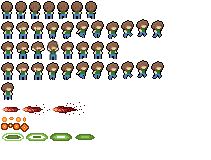
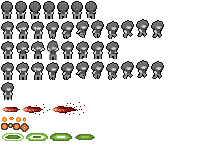
Revision of a layered 211 × 160 image; what changed, layer by layer:
painted on "Walk 4" (1st of 4, in "Up" › "Walk") over [16, 2, 144, 124]
painted on "Walk 3" (1st of 4, in "Up" › "Walk") over [2, 2, 163, 124]
painted on "Walk 2" (1st of 4, in "Up" › "Walk") over [2, 2, 163, 124]
painted on "Walk 1" (1st of 4, in "Up" › "Walk") over [2, 2, 163, 124]
painted on "Idle 2" (1st of 4, in "Up" › "Idle aka butt scratch") over [2, 2, 138, 124]
painted on "Idle 1" (1st of 6, in "Up" › "Idle aka butt scratch") over [2, 2, 124, 124]
painted on "Static" (1st of 4, in "Up") over [2, 2, 124, 124]
painted on "Static" (2nd of 4, in "Side") over [1, 2, 163, 132]
painted on "Walk 4" (3rd of 4, in "Down (maybe looks a bit more like down and to the side, so might need to add a …" › "Walk") over [19, 2, 163, 128]
painted on "Walk 3" (3rd of 4, in "Down (maybe looks a bit more like down and to the side, so might need to add a …" › "Walk") over [18, 2, 163, 128]
painted on "Walk 2" (3rd of 4, in "Down (maybe looks a bit more like down and to the side, so might need to add a …" › "Walk") over [17, 2, 163, 128]
painted on "Walk 1" (3rd of 4, in "Down (maybe looks a bit more like down and to the side, so might need to add a …" › "Walk") over [16, 2, 163, 128]
painted on "Idle 2" (3rd of 4, in "Down (maybe looks a bit more like down and to the side, so might need to add a …" › "Idle aka the biggest yawn ever") over [2, 2, 155, 100]
painted on "Idle 1" (3rd of 6, in "Down (maybe looks a bit more like down and to the side, so might need to add a …" › "Idle aka the biggest yawn ever") over [2, 2, 140, 100]
painted on "Static" (3rd of 4, in "Down (maybe looks a bit more like down and to the side, so might need to add a …") over [2, 2, 125, 100]
painted on "Idle 2" (4th of 4, in "Down Side" › "Idle aka head scratch") over [2, 2, 155, 100]
painted on "Idle 1" (4th of 6, in "Down Side" › "Idle aka head scratch") over [2, 2, 140, 100]
…and 21 more changes (21 painted)
